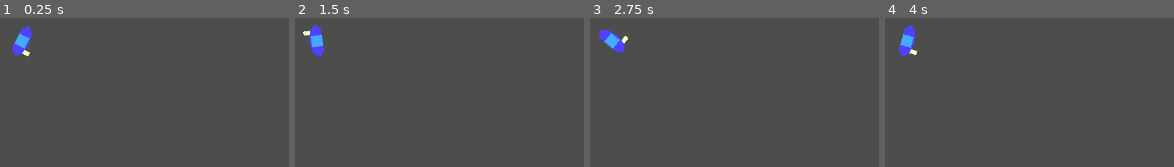
Above: before the commit, frames 1-4 (left to right).
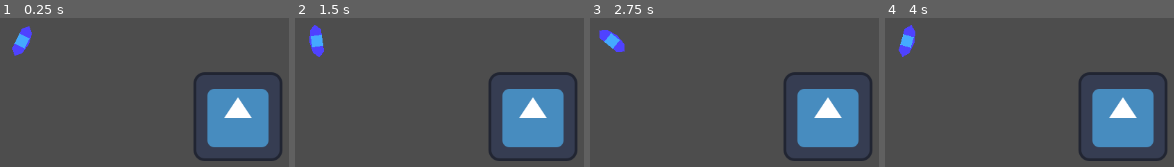
Above: after the commit, the same moments.

Repository: xiongyaohua/topdown-shooter
Game: Godot game, scene res://world.tscn
Same seed, same stepped clock (60 frames per second), same inputs: the game is played once before the commit and once after it. The engine's default icon, where the game draws it, is replaced by a stand-in: a white triangle on a blue panel in a dark square.
Inputs (mouse positions are in pixels of both pictures, inside the frame that each line leads up to):
- Up to frame 1 (0.25 s): no input
- Up to frame 2 (1.5 s): tap Enter at 0.5 s; move the mouse to (494, 18) at 0.52 s; tap Space at 1.25 s; move the mouse to (outside the picture) at 1.27 s
- Up to frame 3 (2.75 s): tap Enter at 2 s; move the mouse to (outside the picture) at 2.02 s
- Up to frame 4 (4 s): tap Space at 2.75 s; move the mouse to (outside the picture) at 2.77 s; tap Enter at 3.5 s; move the mouse to (1147, 108) at 3.52 s

The runs differ from the first frame. In frame 1, 11% of the frame differs, in the area x 7-98%, y 21-96%; in frame 2, 11%; in frame 3, 11%; in frame 4, 11%, in the area x 8-98%, y 20-96%.

Commit message:
add bullet

Diff:
--- /dev/null
+++ b/bullet.tscn
@@ -0,0 +1,35 @@
+[gd_scene load_steps=3 format=3 uid="uid://bjtm4qli3ceiq"]
+
+[sub_resource type="GDScript" id="GDScript_yyyo4"]
+script/source = "extends Area2D
+
+@export var speed = 1000.0
+
+# Called when the node enters the scene tree for the first time.
+func _ready():
+	pass # Replace with function body.
+
+
+# Called every frame. 'delta' is the elapsed time since the previous frame.
+func _process(delta):
+	pass
+
+func _physics_process(delta):
+	position += speed * transform.x * delta
+"
+
+[sub_resource type="CapsuleShape2D" id="CapsuleShape2D_2qx1y"]
+radius = 3.0
+height = 22.0
+
+[node name="Bullet" type="Area2D"]
+script = SubResource("GDScript_yyyo4")
+metadata/_edit_lock_ = true
+
+[node name="CollisionShape2D" type="CollisionShape2D" parent="."]
+rotation = 1.5708
+shape = SubResource("CapsuleShape2D_2qx1y")
+
+[node name="Polygon2D" type="Polygon2D" parent="."]
+color = Color(1, 0.843137, 0.576471, 1)
+polygon = PackedVector2Array(11, 0, 7, -3, -10, -3, -10, 3, 7, 3)
--- a/player.tscn
+++ b/player.tscn
@@ -17,7 +17,10 @@
 
 func _unhandled_input(event):
 	if event.is_action_pressed(\"fire\"):
-		fire_bullet.emit()
+		$Body/Gun.visible = true
+		fire_bullet.emit($Body/Gun.global_transform)
+	if event.is_action_released(\"fire\"):
+		$Body/Gun.visible = false
 
 func update_movement():
 	var target_velocity := Vector2.ZERO
@@ -39,7 +42,7 @@
 		player.play(\"RESET\")
 	else:
 		player.play(\"walk\")
-		player.playback_speed = velocity.length() / 80.0
+		player.speed_scale = velocity.length() / 80.0
 
 func update_rotation():
 	look_at(get_global_mouse_position())
@@ -49,52 +52,6 @@
 [sub_resource type="CapsuleShape2D" id="CapsuleShape2D_egvc0"]
 radius = 8.0
 height = 46.0
-
-[sub_resource type="Animation" id="Animation_h7cao"]
-resource_name = "walk"
-length = 2.0
-loop_mode = 1
-tracks/0/type = "value"
-tracks/0/imported = false
-tracks/0/enabled = true
-tracks/0/path = NodePath("Body/FootLeft:position")
-tracks/0/interp = 2
-tracks/0/loop_wrap = true
-tracks/0/keys = {
-"times": PackedFloat32Array(0, 0.5, 1, 1.5, 2),
-"transitions": PackedFloat32Array(1, 1, 1, 1, 1),
-"update": 0,
-"values": [Vector2(0, 0), Vector2(5, 0), Vector2(0, 0), Vector2(-3, 0), Vector2(0, 0)]
-}
-tracks/1/type = "value"
-tracks/1/imported = false
-tracks/1/enabled = true
-tracks/1/path = NodePath("Body/FootRight:position")
-tracks/1/interp = 2
-tracks/1/loop_wrap = true
-tracks/1/keys = {
-"times": PackedFloat32Array(0, 0.5, 1, 1.5, 2),
-"transitions": PackedFloat32Array(1, 1, 1, 1, 1),
-"update": 0,
-"values": [Vector2(0, 0), Vector2(-3, 0), Vector2(0, 0), Vector2(5, 0), Vector2(0, 0)]
-}
-
-[sub_resource type="Animation" id="Animation_sxluk"]
-resource_name = "idle"
-length = 2.0
-loop_mode = 1
-tracks/0/type = "value"
-tracks/0/imported = false
-tracks/0/enabled = true
-tracks/0/path = NodePath("Body:rotation")
-tracks/0/interp = 1
-tracks/0/loop_wrap = true
-tracks/0/keys = {
-"times": PackedFloat32Array(0, 0.5, 1, 1.5, 2),
-"transitions": PackedFloat32Array(1, 1, 1, 1, 1),
-"update": 0,
-"values": [0.0, 0.349066, 0.0, -0.349066, 0.0]
-}
 
 [sub_resource type="Animation" id="Animation_noef7"]
 length = 0.001
@@ -135,6 +92,52 @@
 "values": [Vector2(0, 0)]
 }
 
+[sub_resource type="Animation" id="Animation_sxluk"]
+resource_name = "idle"
+length = 2.0
+loop_mode = 1
+tracks/0/type = "value"
+tracks/0/imported = false
+tracks/0/enabled = true
+tracks/0/path = NodePath("Body:rotation")
+tracks/0/interp = 1
+tracks/0/loop_wrap = true
+tracks/0/keys = {
+"times": PackedFloat32Array(0, 0.5, 1, 1.5, 2),
+"transitions": PackedFloat32Array(1, 1, 1, 1, 1),
+"update": 0,
+"values": [0.0, 0.349066, 0.0, -0.349066, 0.0]
+}
+
+[sub_resource type="Animation" id="Animation_h7cao"]
+resource_name = "walk"
+length = 2.0
+loop_mode = 1
+tracks/0/type = "value"
+tracks/0/imported = false
+tracks/0/enabled = true
+tracks/0/path = NodePath("Body/FootLeft:position")
+tracks/0/interp = 2
+tracks/0/loop_wrap = true
+tracks/0/keys = {
+"times": PackedFloat32Array(0, 0.5, 1, 1.5, 2),
+"transitions": PackedFloat32Array(1, 1, 1, 1, 1),
+"update": 0,
+"values": [Vector2(0, 0), Vector2(5, 0), Vector2(0, 0), Vector2(-3, 0), Vector2(0, 0)]
+}
+tracks/1/type = "value"
+tracks/1/imported = false
+tracks/1/enabled = true
+tracks/1/path = NodePath("Body/FootRight:position")
+tracks/1/interp = 2
+tracks/1/loop_wrap = true
+tracks/1/keys = {
+"times": PackedFloat32Array(0, 0.5, 1, 1.5, 2),
+"transitions": PackedFloat32Array(1, 1, 1, 1, 1),
+"update": 0,
+"values": [Vector2(0, 0), Vector2(-3, 0), Vector2(0, 0), Vector2(5, 0), Vector2(0, 0)]
+}
+
 [sub_resource type="AnimationLibrary" id="AnimationLibrary_6fm66"]
 _data = {
 "RESET": SubResource("Animation_noef7"),
@@ -166,6 +169,7 @@
 polygon = PackedVector2Array(-8, 8, 8, 8, 8, 16, -8, 16)
 
 [node name="Gun" type="Polygon2D" parent="Body"]
+visible = false
 show_behind_parent = true
 position = Vector2(18, 13)
 color = Color(0.933333, 1, 0.768627, 1)
--- a/project.godot
+++ b/project.godot
@@ -23,22 +23,22 @@
 
 up={
 "deadzone": 0.5,
-"events": [Object(InputEventKey,"resource_local_to_scene":false,"resource_name":"","device":0,"window_id":0,"alt_pressed":false,"shift_pressed":false,"ctrl_pressed":false,"meta_pressed":false,"pressed":false,"keycode":0,"physical_keycode":87,"unicode":0,"echo":false,"script":null)
+"events": [Object(InputEventKey,"resource_local_to_scene":false,"resource_name":"","device":0,"window_id":0,"alt_pressed":false,"shift_pressed":false,"ctrl_pressed":false,"meta_pressed":false,"pressed":false,"keycode":0,"physical_keycode":87,"key_label":0,"unicode":0,"echo":false,"script":null)
 ]
 }
 down={
 "deadzone": 0.5,
-"events": [Object(InputEventKey,"resource_local_to_scene":false,"resource_name":"","device":0,"window_id":0,"alt_pressed":false,"shift_pressed":false,"ctrl_pressed":false,"meta_pressed":false,"pressed":false,"keycode":0,"physical_keycode":83,"unicode":0,"echo":false,"script":null)
+"events": [Object(InputEventKey,"resource_local_to_scene":false,"resource_name":"","device":0,"window_id":0,"alt_pressed":false,"shift_pressed":false,"ctrl_pressed":false,"meta_pressed":false,"pressed":false,"keycode":0,"physical_keycode":83,"key_label":0,"unicode":0,"echo":false,"script":null)
 ]
 }
 left={
 "deadzone": 0.5,
-"events": [Object(InputEventKey,"resource_local_to_scene":false,"resource_name":"","device":0,"window_id":0,"alt_pressed":false,"shift_pressed":false,"ctrl_pressed":false,"meta_pressed":false,"pressed":false,"keycode":0,"physical_keycode":65,"unicode":0,"echo":false,"script":null)
+"events": [Object(InputEventKey,"resource_local_to_scene":false,"resource_name":"","device":0,"window_id":0,"alt_pressed":false,"shift_pressed":false,"ctrl_pressed":false,"meta_pressed":false,"pressed":false,"keycode":0,"physical_keycode":65,"key_label":0,"unicode":0,"echo":false,"script":null)
 ]
 }
 right={
 "deadzone": 0.5,
-"events": [Object(InputEventKey,"resource_local_to_scene":false,"resource_name":"","device":0,"window_id":0,"alt_pressed":false,"shift_pressed":false,"ctrl_pressed":false,"meta_pressed":false,"pressed":false,"keycode":0,"physical_keycode":68,"unicode":0,"echo":false,"script":null)
+"events": [Object(InputEventKey,"resource_local_to_scene":false,"resource_name":"","device":0,"window_id":0,"alt_pressed":false,"shift_pressed":false,"ctrl_pressed":false,"meta_pressed":false,"pressed":false,"keycode":0,"physical_keycode":68,"key_label":0,"unicode":0,"echo":false,"script":null)
 ]
 }
 fire={
--- a/world.tscn
+++ b/world.tscn
@@ -1,10 +1,63 @@
-[gd_scene load_steps=2 format=3 uid="uid://b2lvgyma5tocx"]
+[gd_scene load_steps=6 format=3 uid="uid://b2lvgyma5tocx"]
 
 [ext_resource type="PackedScene" uid="uid://dftaxyvi8c7gh" path="res://player.tscn" id="1_3x6ce"]
+[ext_resource type="Texture2D" uid="uid://cy4xsiqx16rax" path="res://icon.svg" id="2_wnl6b"]
+
+[sub_resource type="GDScript" id="GDScript_56o48"]
+script/source = "extends Node2D
+
+
+# Called when the node enters the scene tree for the first time.
+func _ready():
+	$Camera2D.target = $Player
+
+
+"
+
+[sub_resource type="GDScript" id="GDScript_3en4e"]
+script/source = "extends Camera2D
+
+var target: Node2D = null
+
+# Called when the node enters the scene tree for the first time.
+func _ready():
+	pass # Replace with function body.
+
+
+func _physics_process(delta):
+	if target:
+		position = target.position
+
+"
+
+[sub_resource type="GDScript" id="GDScript_1fqsf"]
+script/source = "extends Node2D
+
+var Bullet := preload(\"res://bullet.tscn\")
+
+# Called when the node enters the scene tree for the first time.
+func _ready():
+	pass # Replace with function body.
+
+func _on_player_fire_bullet(transform):
+	var bullet := Bullet.instantiate()
+	bullet.transform = transform
+	add_child(bullet)
+"
 
 [node name="World" type="Node2D"]
+script = SubResource("GDScript_56o48")
 
 [node name="Player" parent="." instance=ExtResource("1_3x6ce")]
 
 [node name="Camera2D" type="Camera2D" parent="."]
-current = true
+script = SubResource("GDScript_3en4e")
+
+[node name="BulletManager" type="Node2D" parent="."]
+script = SubResource("GDScript_1fqsf")
+
+[node name="Icon" type="Sprite2D" parent="."]
+position = Vector2(311, 109)
+texture = ExtResource("2_wnl6b")
+
+[connection signal="fire_bullet" from="Player" to="BulletManager" method="_on_player_fire_bullet"]
Not shown, changed: icon.svg.import
